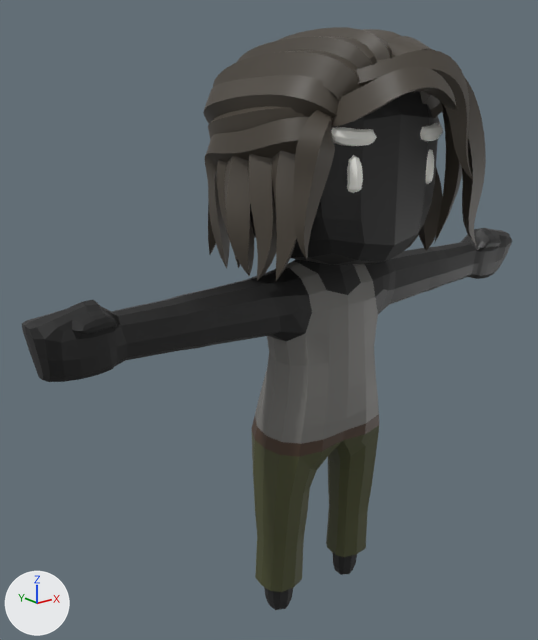
The glTF model public/models/characters/girl-character.gltf: old version first, new version second.
Both versions are drawn from a camera (50 mm lens) standing at (-2.64, -2.84, 2.93) and looking at (-0.23, 0.18, 1.72). The lights are fixed; the arrows at lower left show +X, +Y and +Z. The picture after the commit comes second.

The older version as bpy lines, for what is in view:
```python
mat_shirt = principled_material('Shirt')
mat_shirt.base_color = (0.184, 0.181, 0.17)  # grey #777673
me_cube_004 = bpy.data.meshes.new('Cube.004')
me_cube_004.from_pydata(...)  # 4309 vertices, 8444 faces; spans x -1.62..1.62, y -0.77..0.65, z -0.02..3.19
# faces by material slot: [1348, 194, 338, 32, 320, 6212]
me_cube_004.materials.append(mat_skin)  # black #1f1f1f
me_cube_004.materials.append(mat_shirt)  # grey #777673
me_cube_004.materials.append(mat_pants)  # dark yellow #4b4e2f
me_cube_004.materials.append(mat_belt)  # brown #493629
me_cube_004.materials.append(mat_face)  # white #fffff8
me_cube_004.materials.append(mat_hair)  # brown #49433a
ob_body = bpy.data.objects.new('Body', me_cube_004)
ob_body.location = (0.0, 0.0, 0.0)
```
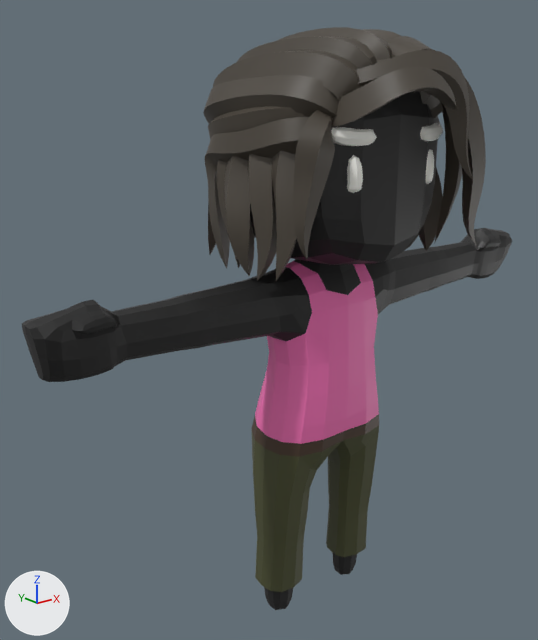
Scene script edits in JSON lines:
```json
{"op": "set", "path": "mat_shirt.base_color", "old": "(0.184, 0.181, 0.17)", "new": "(0.905, 0.168, 0.468)", "note": "grey #777673 -> pink #f472b6"}
```

Where the change shows, as pixel boxes (x1, y1, x2, y2) in the pictures (538 x 640 px):
```json
{"object": "Body", "change": "recoloured", "before": [246, 251, 381, 447], "after": [246, 251, 381, 447], "on screen": "grey to pink"}
```
